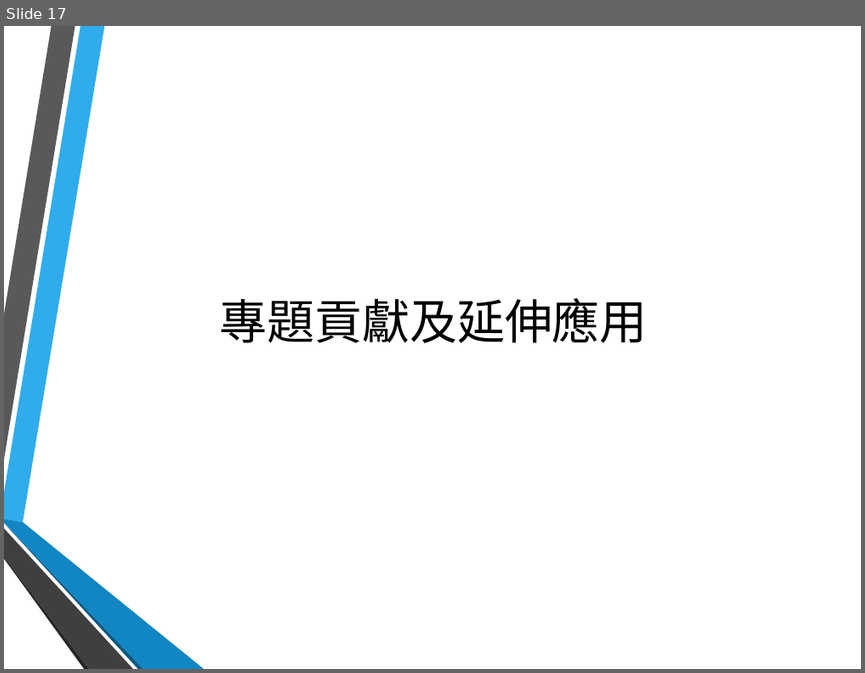
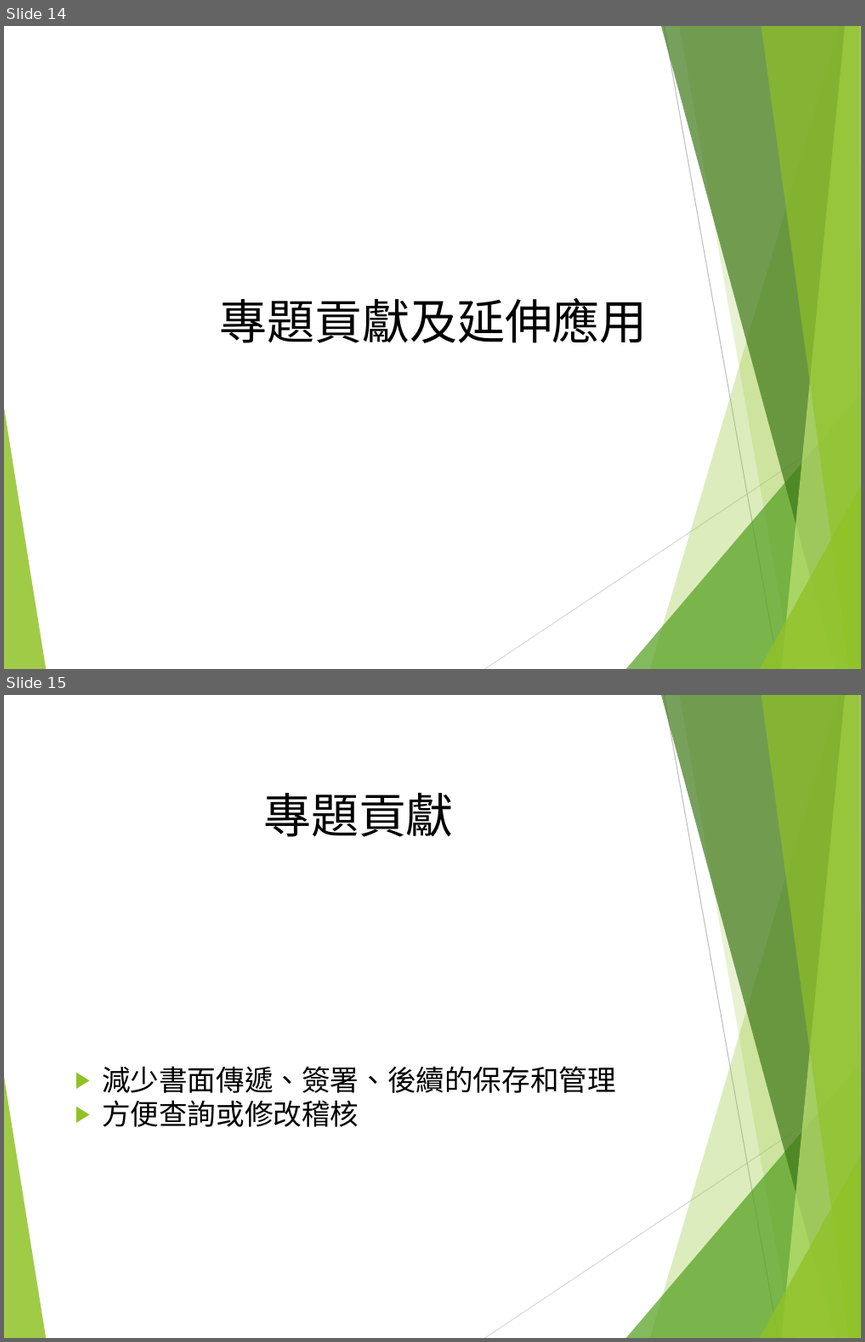
Before and after one commit to hsinewu/pia, a slide deck: Contest/FinalPresentation.pptx. Shown one above the other, each under a label of ours: slide 17 before the commit, slides 14 and 15 after it. The pictures are 865x673 and 865x1342 pixels, drawn with LibreOffice and Linux fonts; fonts in the diff are those of the drawing; background and template pictures are left out. Boxes give left, top, right and bottom in pixels: in the first picture for what was removed or moved away, otherwise in the second. Text is boxed around its words. In the diff, an @@ line names an element or a change of style, - is before the commit and + after.

```diff
--- a/Contest/FinalPresentation.pptx
+++ b/Contest/FinalPresentation.pptx
@@ slide 15 added at [4, 695, 861, 1338], background #FFFFFF; not listed: 10 template elements that a slide beside it also shows @@
@@ title added at [263, 793, 454, 837], 40 pt, text #000000 @@
+專題貢獻
@@ text added at [102, 1066, 616, 1127], 24 pt, text #000000 @@
+▶ 減少書面傳遞、簽署、後續的保存和管理
+▶ 方便查詢或修改稽核
@@ what was slide 17 is now slide 14 @@
@@ slide 14 changed as well @@
@@ group added at [4, 26, 861, 669]: 8 freeform shapes, 2 lines @@
@@ group removed at [4, 26, 204, 669]: 6 freeform shapes @@
```
Also in this commit, not shown: 19 other slides changed, 1 other slide added, 3 slides removed.
